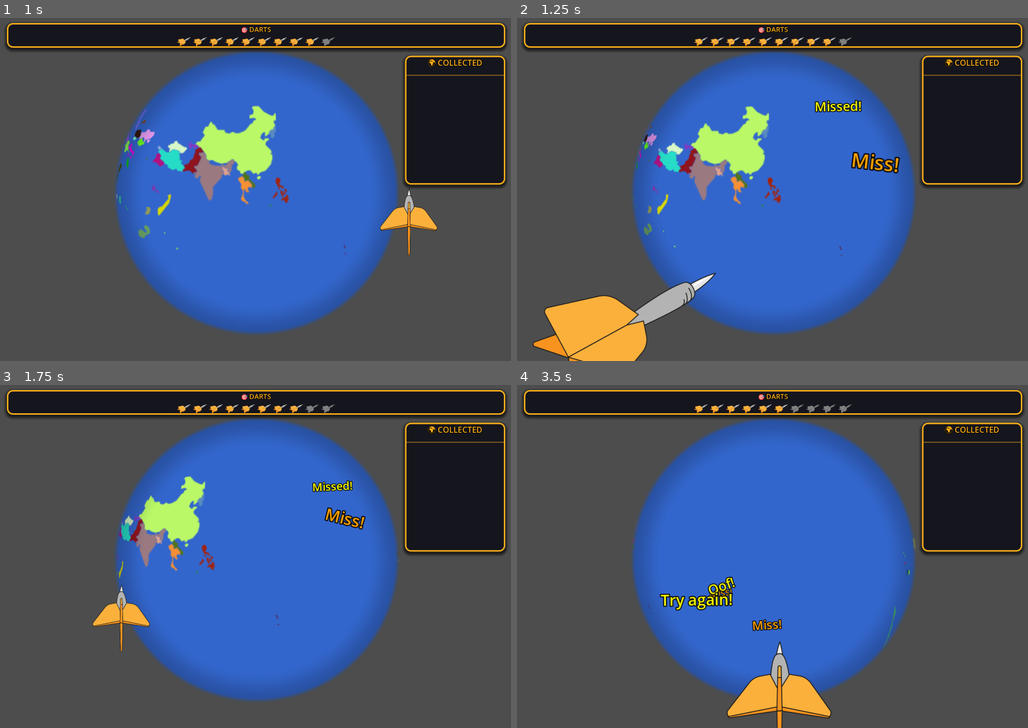
Above: before the commit, frames 1-4 (two rows, left to right).
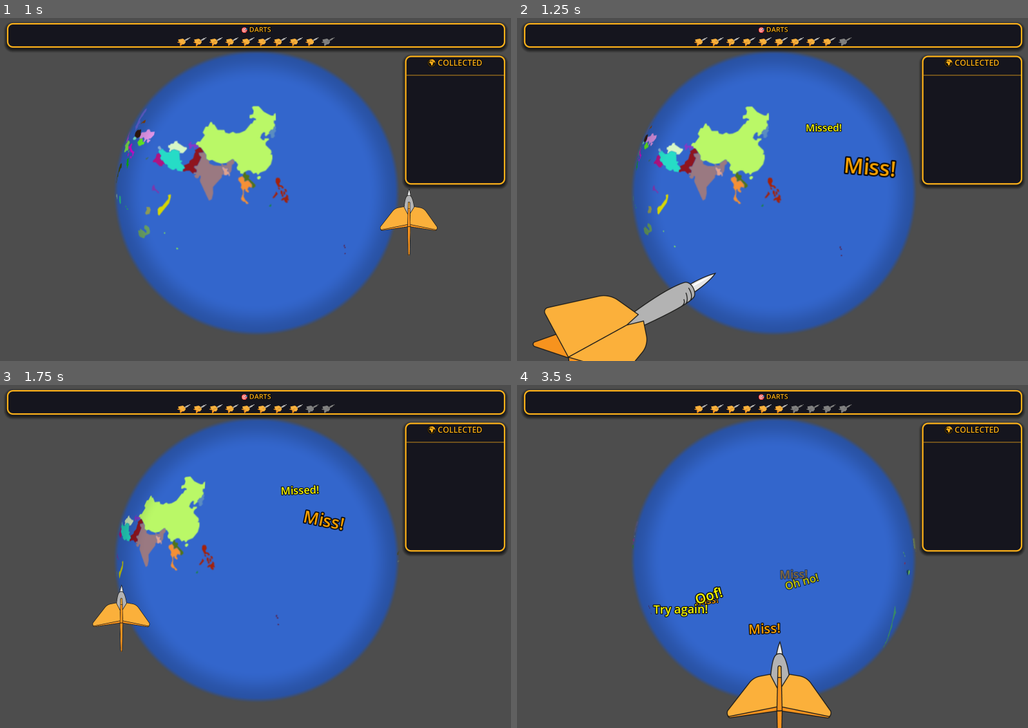
Above: after the commit, the same moments.

Repository: Balatzar/CountryCollector
Game: Godot game, scene res://Scenes/Game.tscn
Same seed, same stepped clock (60 frames per second), same inputs: the game is played once before the commit and once after it.
Inputs (mouse positions are in pixels of both pictures, inside the frame that each line leads up to):
- Up to frame 1 (1 s): tap Enter at 0.5 s; move the mouse to (367, 172) at 0.52 s; click (367, 172) at 0.67 s; tap Space at 0.77 s
- Up to frame 2 (1.25 s): no input
- Up to frame 3 (1.75 s): move the mouse to (148, 573) at 1.27 s; click (148, 573) at 1.42 s; tap Space at 1.52 s
- Up to frame 4 (3.5 s): move the mouse to (823, 481) at 2.02 s; click (823, 481) at 2.17 s; move the mouse to (746, 625) at 2.77 s; click (746, 625) at 2.92 s; tap Space at 3.02 s

Frame 1 is identical in both runs. In frame 2, 1.0% of the frame differs, in the area x 56-76%, y 23-47%; in frame 3, 0.8%; in frame 4, 1.3%, in the area x 26-60%, y 53-73%.

Commit message:
Gain xp from shot

Diff:
--- a/GameState.gd
+++ b/GameState.gd
@@ -1,4 +1,6 @@
 extends Node
+
+const CountryNames = preload("res://CountryNames.gd")
 
 # Signals
 signal countries_loaded()
@@ -45,6 +47,15 @@
 const XP_PER_LEVEL: int = 100
 var xp: int = 0
 var level: int = 1
+
+# XP rewards based on country size
+const XP_REWARDS = {
+	CountryNames.Size.MICROSCOPIC: 300,
+	CountryNames.Size.SMALL: 150,
+	CountryNames.Size.MEDIUM: 100,
+	CountryNames.Size.BIG: 60,
+	CountryNames.Size.HUGE: 40
+}
 
 
 func _ready() -> void:
@@ -98,6 +109,12 @@
 func collect_country(country_id: String) -> void:
 	if country_id not in collected_countries:
 		collected_countries.append(country_id)
+
+		# Award XP based on country size
+		var country_size = CountryNames.get_country_size(country_id)
+		var xp_reward = XP_REWARDS.get(country_size, 100)
+		add_xp(xp_reward)
+
 		country_collected.emit(country_id)
 
 
@@ -207,6 +224,12 @@
 	return acquired_cards.duplicate()
 
 
+# Get XP reward for a country based on its size
+func get_xp_reward_for_country(country_id: String) -> int:
+	var country_size = CountryNames.get_country_size(country_id)
+	return XP_REWARDS.get(country_size, 100)
+
+
 # Add experience points and handle level ups
 func add_xp(amount: int) -> void:
 	xp += amount
--- a/Scenes/notification_display.gd
+++ b/Scenes/notification_display.gd
@@ -2,12 +2,12 @@
 
 ## Animation settings
 @export_group("Animation Timing")
-@export var animation_duration: float = 1.2
-@export var fade_start_time: float = 0.6  # When to start fading (0.0 = immediately, 1.0 = at end)
+@export var animation_duration: float = 1.8
+@export var fade_start_time: float = 0.75  # When to start fading (0.0 = immediately, 1.0 = at end)
 
 @export_group("Movement")
 @export var base_move_distance: Vector2 = Vector2(0, -150)  # Base upward movement
-@export var horizontal_spread: float = 200.0  # Random horizontal variance
+@export var horizontal_spread: float = 350.0  # Random horizontal variance
 @export var vertical_variance: float = 80.0  # Random vertical variance
 
 @export_group("Rotation & Scale")
--- a/Scenes/rotating_static_map.gd
+++ b/Scenes/rotating_static_map.gd
@@ -26,6 +26,7 @@
 const COLOR_MISS = Color.ORANGE
 const COLOR_COUNTRY = Color.CYAN
 const COLOR_FUN = Color.YELLOW
+const COLOR_XP = Color.GOLD
 
 # Fun notification messages
 const FUN_SUCCESS_MESSAGES = [
@@ -122,6 +123,11 @@
 	var country_size := CountryNames.get_country_size(country_id)
 	var size_text := _get_size_text(country_size)
 	GameState.show_notification("You hit a " + size_text + " country!", GameState.last_dart_position, COLOR_COUNTRY)
+
+	# Wait another 100ms before showing XP reward
+	await get_tree().create_timer(0.1).timeout
+	var xp_reward := GameState.get_xp_reward_for_country(country_id)
+	GameState.show_notification("+" + str(xp_reward) + " XP", GameState.last_dart_position, COLOR_XP)
 
 	# Wait another 100ms before showing fun success message
 	await get_tree().create_timer(0.1).timeout
